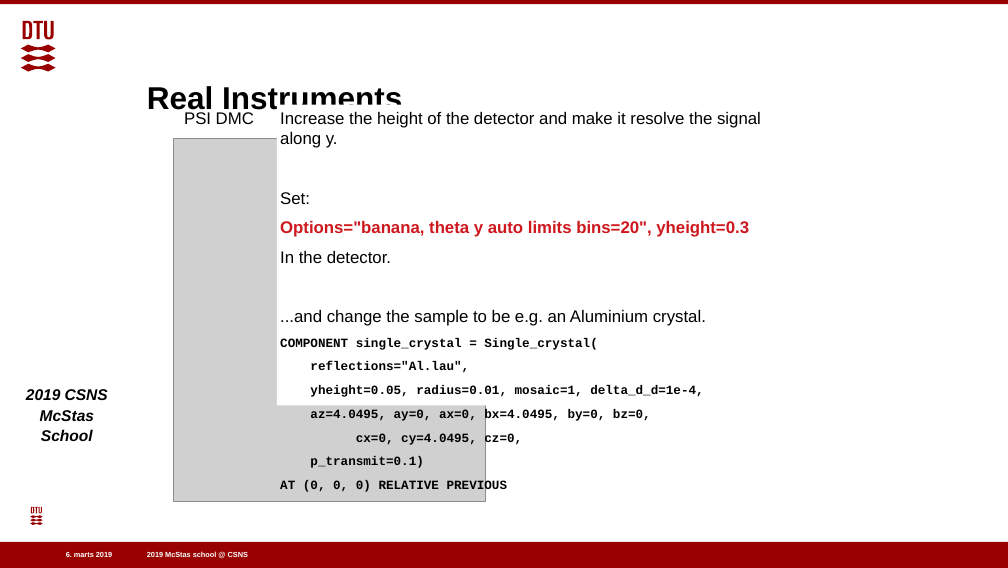
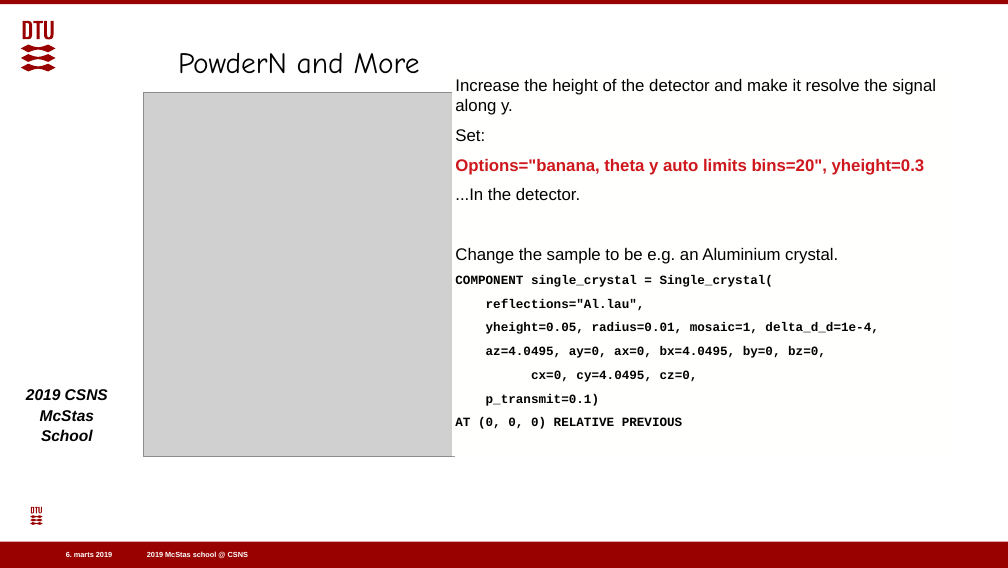
Before and after one commit to eddymaoui/Schools, a slide deck: slide 15 of CSNS_March_2019/3_Wednesday_March_27th/3_sample_and_keyword_exercise/3_sample_practical_powders_sx.pptx. Drawn at 1008x568 pixels with LibreOffice and Linux fonts; fonts in the diff are those of the drawing; grey boxes stand for pictures; background and template pictures are left out. Boxes give left, top, right and bottom in pixels: in the first picture for what was removed or moved away, otherwise in the second. Text is boxed around its words. In the diff, an @@ line names an element or a change of style, - is before the commit and + after.

```diff
--- a/CSNS_March_2019/3_Wednesday_March_27th/3_sample_and_keyword_exercise/3_sample_practical_powders_sx.pptx
+++ b/CSNS_March_2019/3_Wednesday_March_27th/3_sample_and_keyword_exercise/3_sample_practical_powders_sx.pptx
@@ text added at (x1=178, y1=53, x2=420, y2=74), 28 pt, text #000000 @@
+PowderN and More
@@ text removed at (x1=147, y1=86, x2=402, y2=115) @@
-Real Instruments
@@ text "Increase the height of the ..." moved from (x1=280, y1=111, x2=761, y2=493) to (x1=455, y1=78, x2=936, y2=429) @@
@@ rectangle moved from (x1=277, y1=104, x2=779, y2=405) to (x1=452, y1=71, x2=953, y2=372) @@
@@ rectangle at (x1=452, y1=71, x2=953, y2=372): fill #FFFFFF to #FFFFFE @@
@@ picture moved from (x1=174, y1=138, x2=486, y2=502) to (x1=143, y1=93, x2=455, y2=456) @@
@@ text removed at (x1=184, y1=112, x2=254, y2=124) @@
-PSI DMC
@@ text at (x1=455, y1=187, x2=838, y2=264): text changed @@
-In the detector.
-...and change the sample to be e.g. an Aluminium crystal.
+...In the detector.
+Change the sample to be e.g. an Aluminium crystal.
```
Also in this commit, not shown: 14 other slides changed, 1 slide added, 2 other files.
